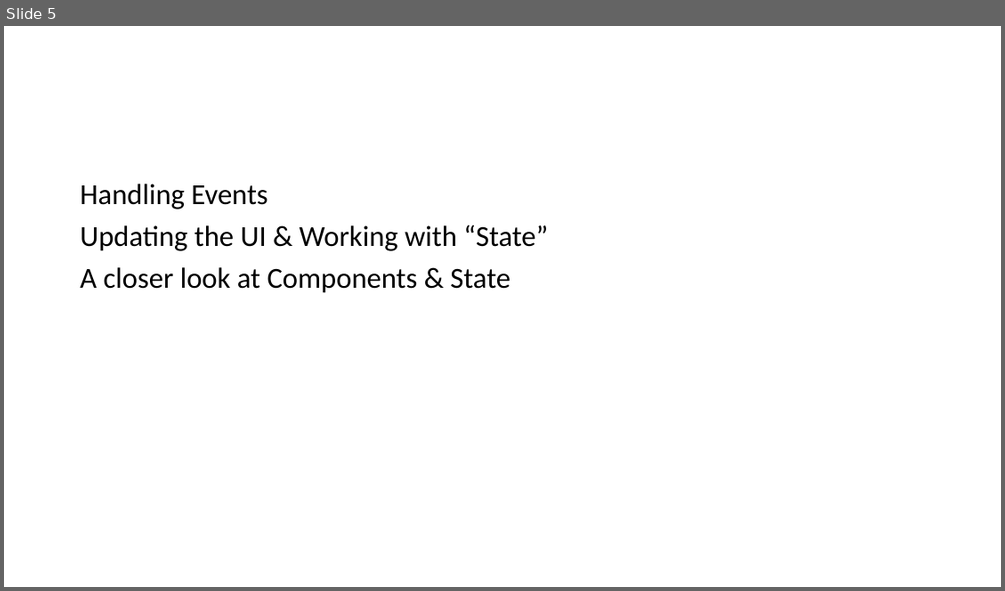
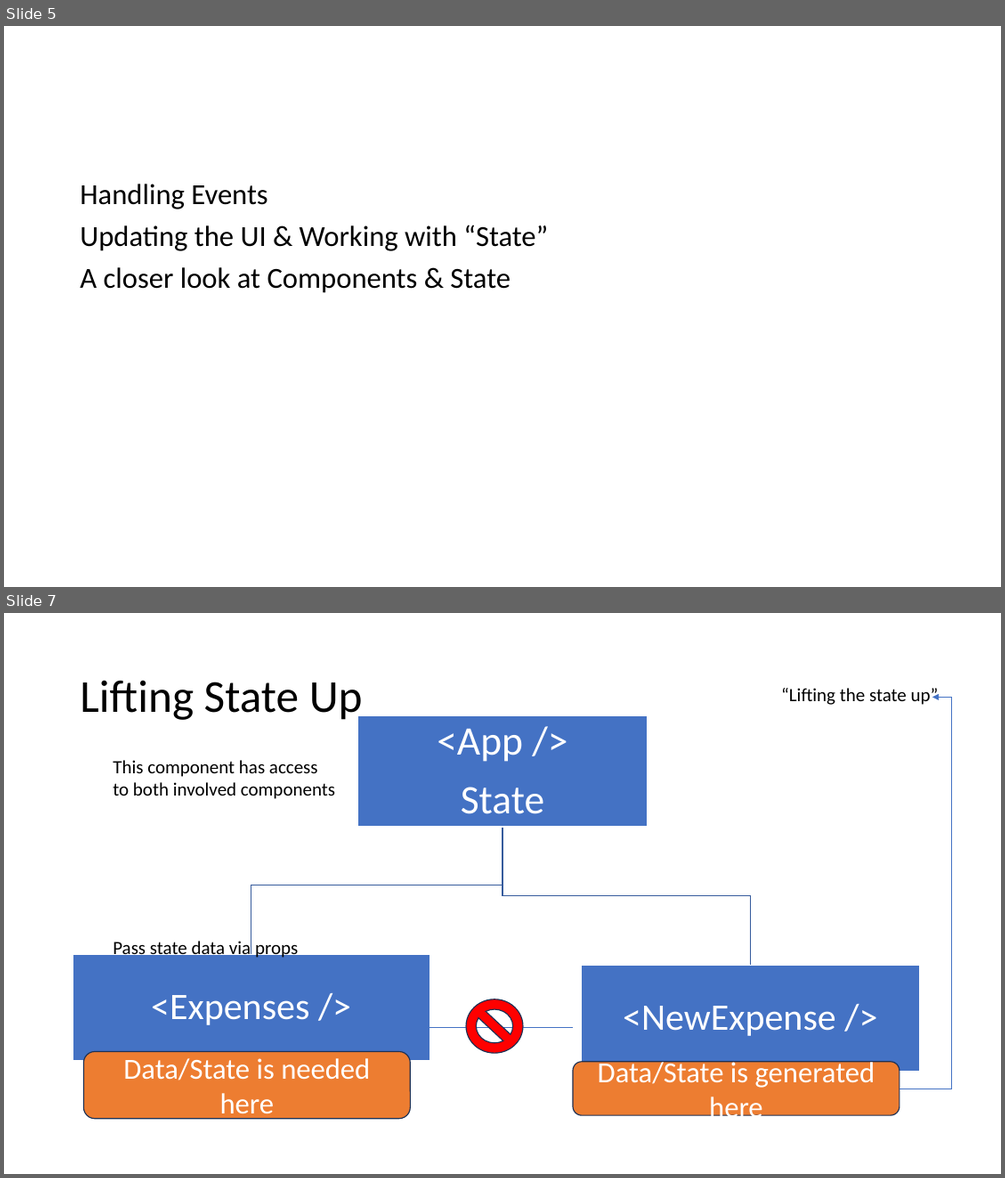
Before and after one commit to PiyushChaturvedii/Batch04, a slide deck: Reactjs.pptx. Shown one above the other, each under a label of ours: slide 5 before the commit, slides 5 and 7 after it; the slides between them are not shown. The pictures are 1005x591 and 1005x1178 pixels, drawn with LibreOffice and Linux fonts; fonts in the diff are those of the drawing. Boxes give left, top, right and bottom in pixels: in the first picture for what was removed or moved away, otherwise in the second. Text is boxed around its words. In the diff, an @@ line names an element or a change of style, - is before the commit and + after.

```diff
--- a/Reactjs.pptx
+++ b/Reactjs.pptx
@@ slide 7 added at box(4, 613, 1001, 1174), background #FFFFFF @@
@@ title added at box(80, 680, 363, 722), 44 pt, text #000000 @@
+Lifting State Up
@@ text added at box(781, 688, 938, 705), 18 pt, text #000000 @@
+“Lifting the state up”
@@ elbow arrow added from (900, 1088) to (933, 697), #4472C4 0.5 pt @@
@@ text added at box(113, 760, 335, 799), 18 pt, text #000000 @@
+This component has access to both involved components
@@ text added at box(113, 939, 298, 960), 18 pt, text #000000 @@
+Pass state data via props
@@ no-entry sign added at box(466, 999, 523, 1053), fill #FF0000, outline #1E3256 1 pt @@
@@ group added at box(73, 715, 919, 1071): 3 rectangles, 3 texts, 2 freeform shapes @@
+<App />
+State
+<Expenses />
+<NewExpense />
@@ arrow added from (573, 1027) to (410, 1027), #4472C4 0.5 pt @@
@@ rounded rectangle added at box(83, 1051, 410, 1119), fill #ED7D31, outline #1E3256 1 pt, 28 pt, text #FFFFFF @@
+Data/State is needed here
@@ rounded rectangle added at box(573, 1062, 900, 1116), fill #ED7D31, outline #1E3256 1 pt, 28 pt, text #FFFFFF @@
+Data/State is generated here
```
Also in this commit, not shown: 1 slide changed, 54 other files.
